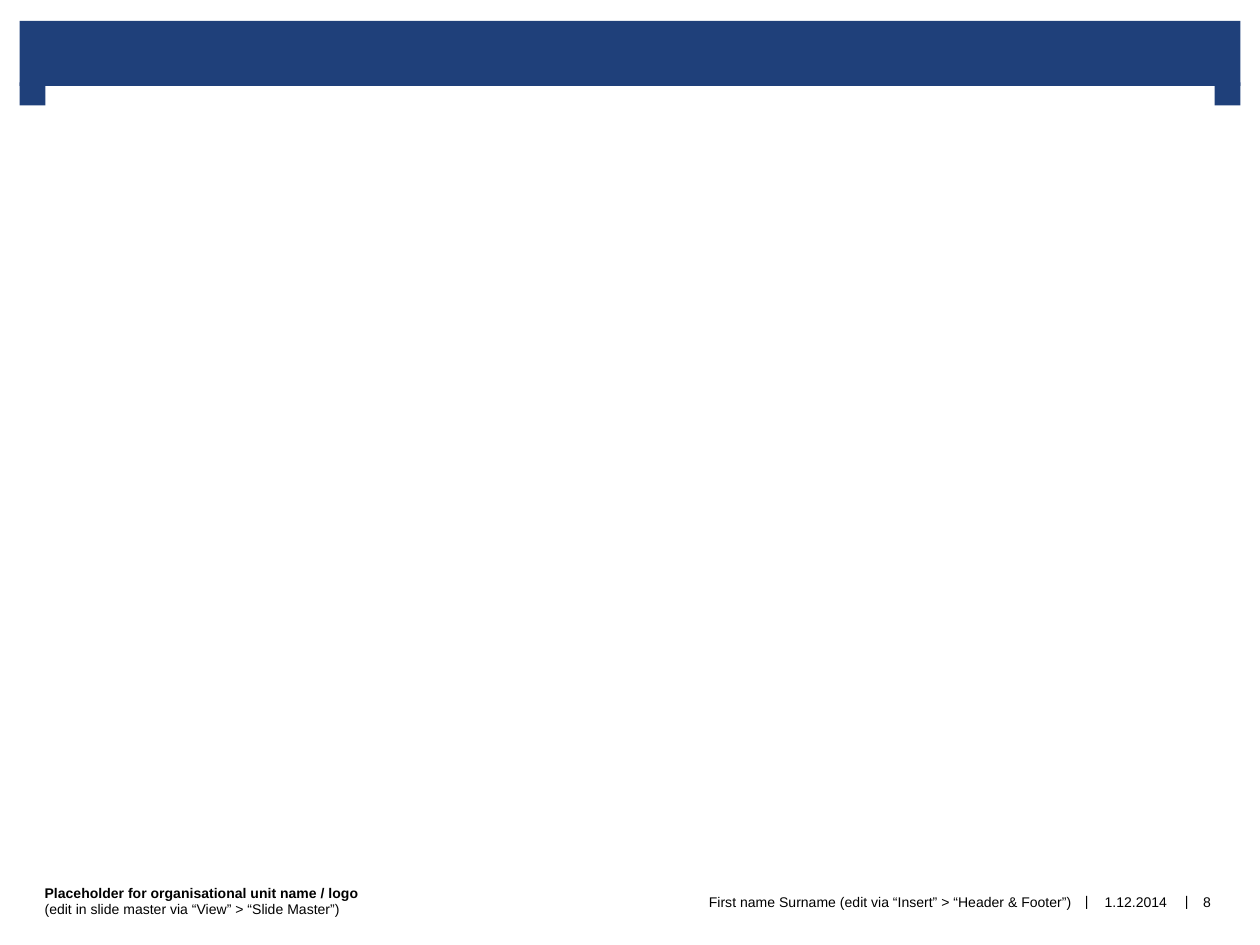
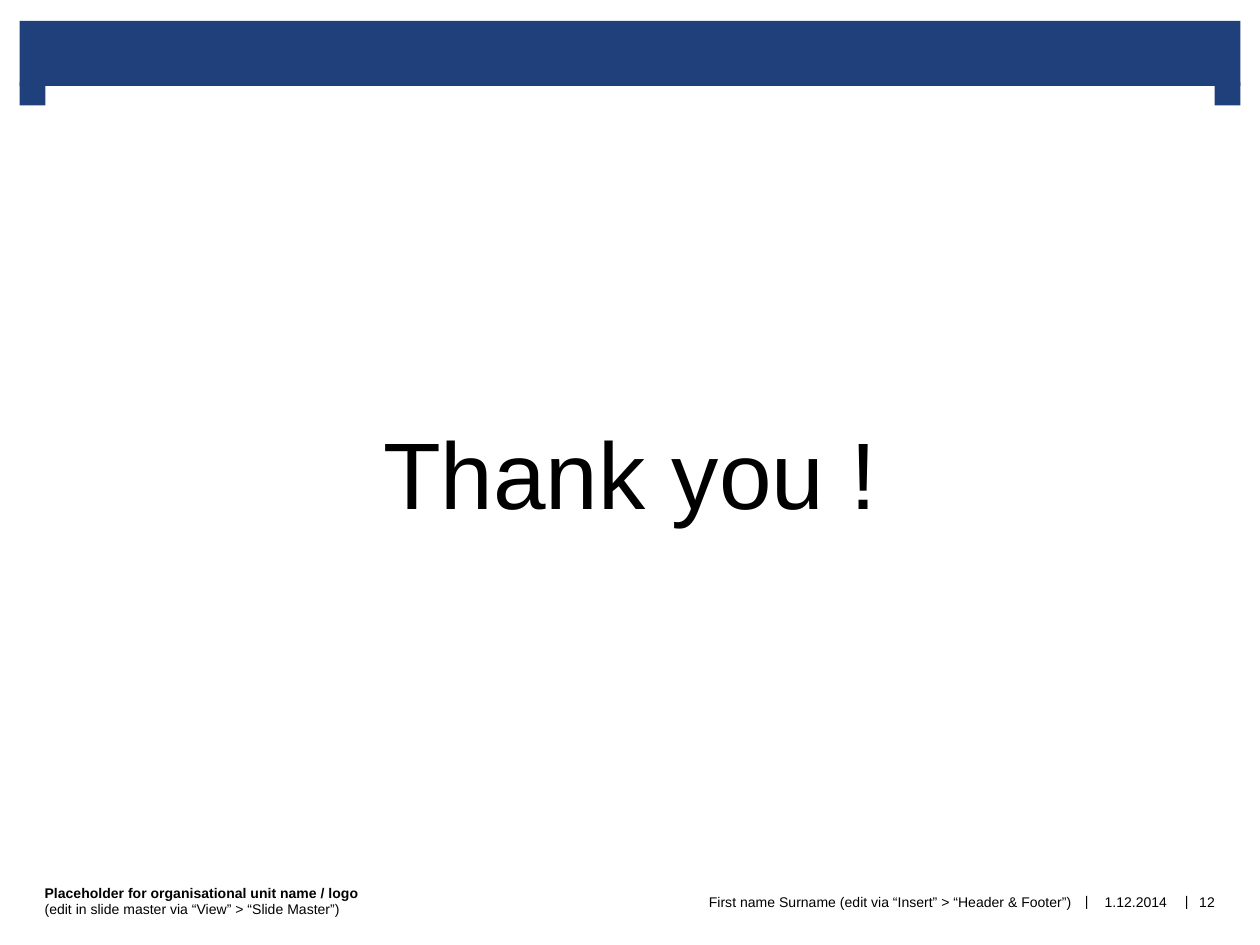
Before and after one commit to comet100/QMO_2019_Seminar, a slide deck: slide 12 of QMO_2019_prepsentation_draft1.pptx (slide 8 before the commit). Drawn at 1260x945 pixels with LibreOffice and Linux fonts; fonts in the diff are those of the drawing; background and template pictures are left out. Boxes give left, top, right and bottom in pixels: in the first picture for what was removed or moved away, otherwise in the second. Text is boxed around its words. In the diff, an @@ line names an element or a change of style, - is before the commit and + after.

```diff
--- a/QMO_2019_prepsentation_draft1.pptx
+++ b/QMO_2019_prepsentation_draft1.pptx
@@ text added at bbox=[383, 440, 824, 526], 54 pt, text #000000 @@
+Thank you !
@@ page number at bbox=[1199, 897, 1215, 907]: text changed @@
-8
+12
```
Also in this commit, not shown: 6 other slides changed, 4 slides added, 2 slides removed.
